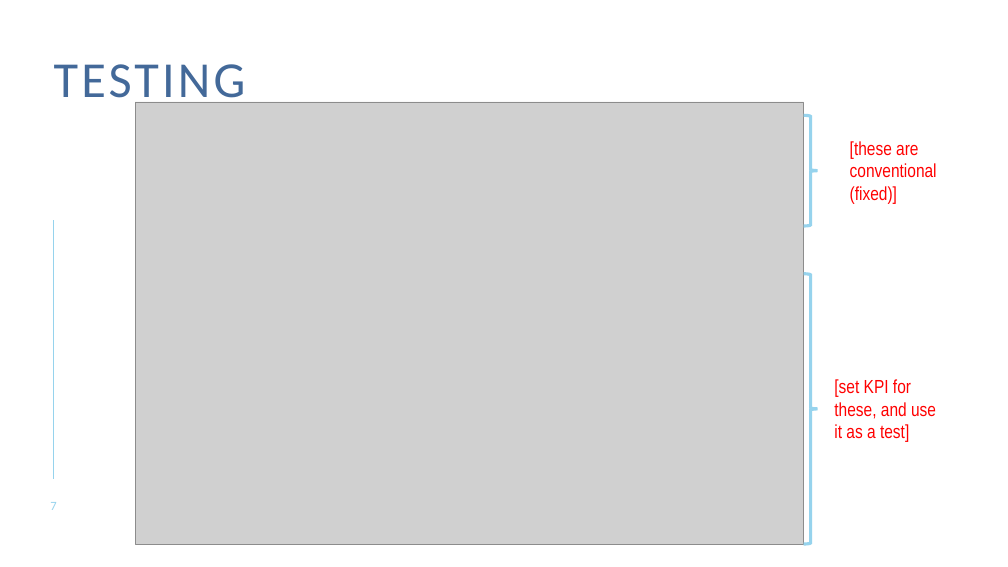
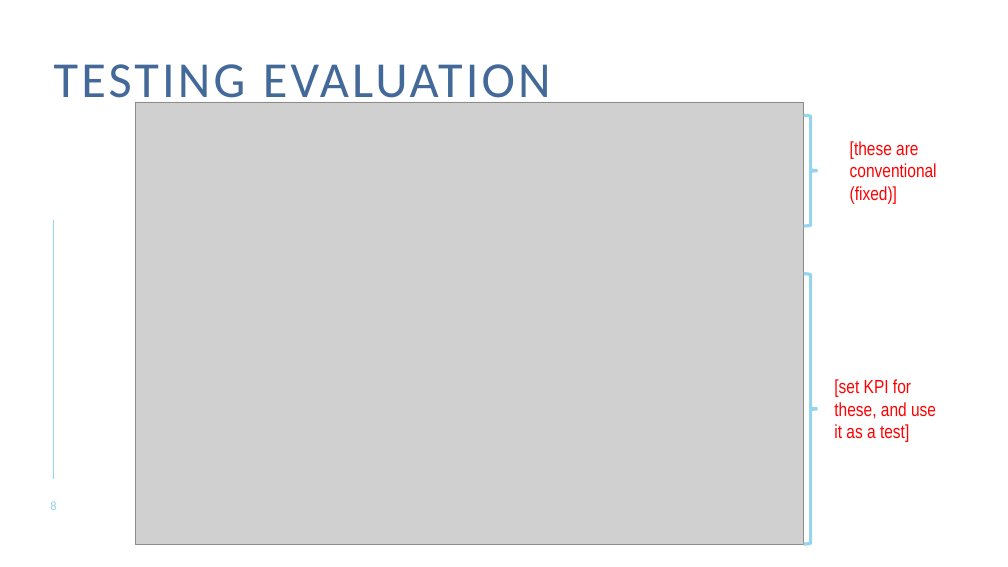
Before and after one commit to hphnngcquan/LaneDetection-OpenCV, a slide deck: slide 8 of docs/WeeklyNotes/Report_Nov20.pptx (slide 7 before the commit). Drawn at 1008x567 pixels with LibreOffice and Linux fonts; fonts in the diff are those of the drawing; grey boxes stand for pictures. Boxes give left, top, right and bottom in pixels: in the first picture for what was removed or moved away, otherwise in the second. Text is boxed around its words. In the diff, an @@ line names an element or a change of style, - is before the commit and + after.

Commit message:
chore[docs]: update Report_Nov20
add HW requirement
add testing environment

```diff
--- a/docs/WeeklyNotes/Report_Nov20.pptx
+++ b/docs/WeeklyNotes/Report_Nov20.pptx
@@ title at <box>54,64,551,108</box>: text changed @@
-TESTING
+TESTING EVALUATION
@@ page number at <box>50,501,56,510</box>: text changed @@
-7
+8
```
Also in this commit, not shown: 2 other slides changed, 1 slide added.
